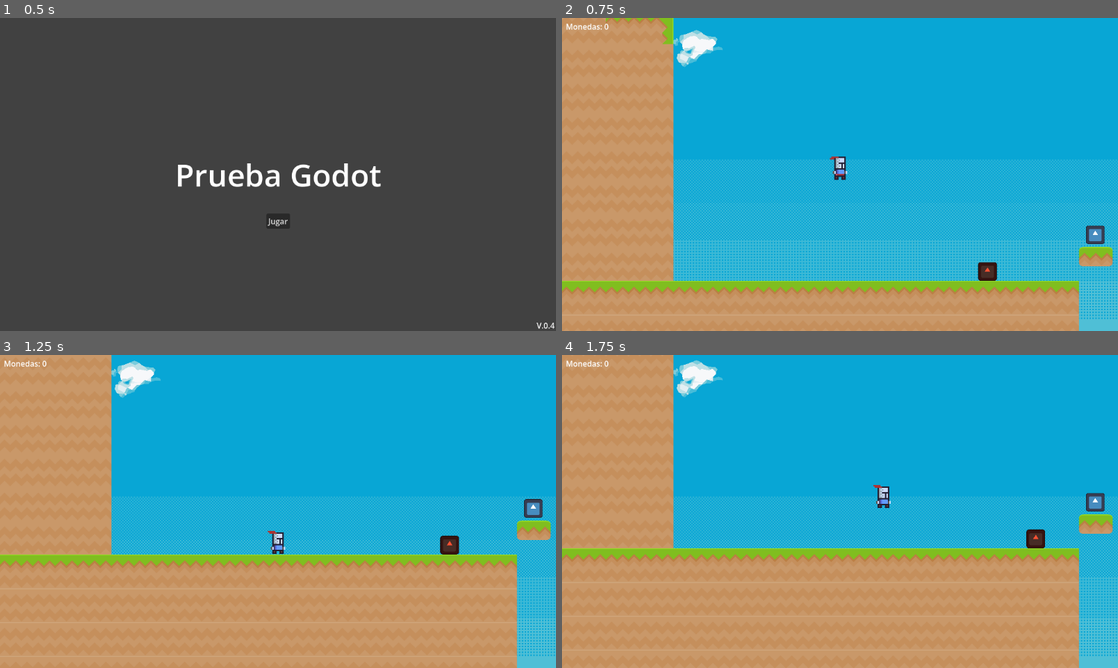
Above: before the commit, frames 1-4 (two rows, left to right).
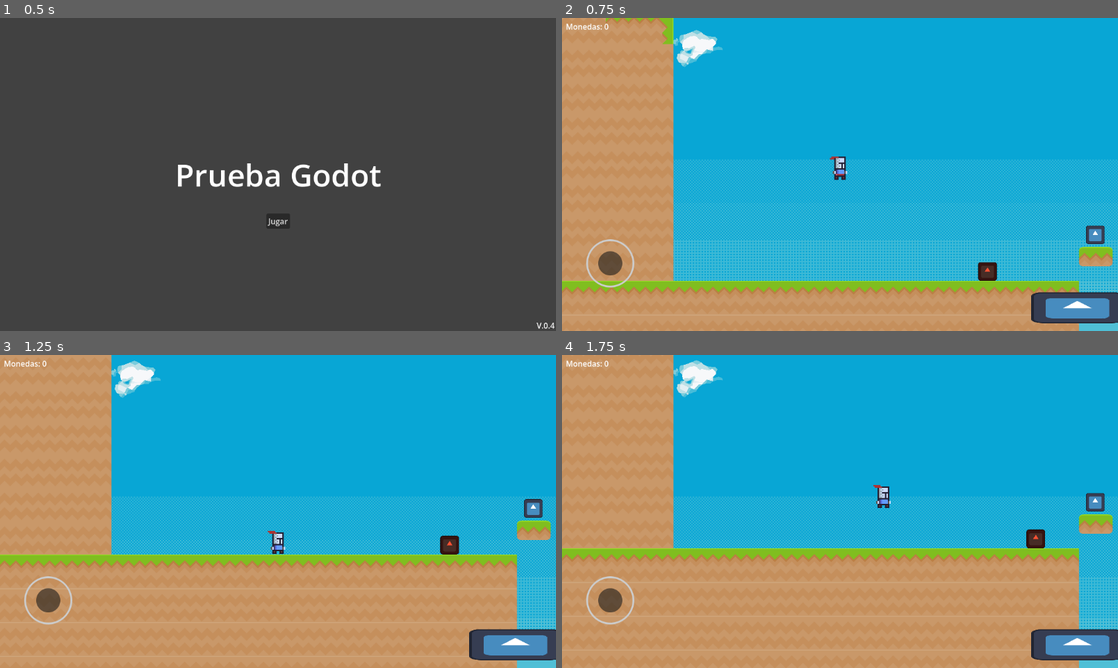
Above: after the commit, the same moments.

Repository: ntGeo/Godot_1
Game: Godot game, scene res://menú.tscn
Same seed, same stepped clock (60 frames per second), same inputs: the game is played once before the commit and once after it. The engine's default icon, where the game draws it, is replaced by a stand-in: a white triangle on a blue panel in a dark square.
Inputs:
- Up to frame 1 (0.5 s): no input
- Up to frame 2 (0.75 s): click "Jugar" at 0.5 s
- Up to frame 3 (1.25 s): no input
- Up to frame 4 (1.75 s): tap Enter (ui_accept) at 1.25, 1.52 s; hold Right (ui_right) from 1.28 s (still down)

Frame 1 is identical in both runs. In frame 2, 2.0% of the frame differs, in the area x 4-100%, y 70-98%; in frame 3, 2.0%; in frame 4, 2.0%.

Commit message:
Joystick movil

Diff:
--- a/hud.gd
+++ b/hud.gd
@@ -5,9 +5,13 @@
 
 	var pantalla = get_viewport().get_visible_rect().size
 
-	# Botones izquierda y derecha — abajo a la izquierda
-	$BtnIzquierda.position = Vector2(30, pantalla.y - 80)
-	$BtnDerecha.position = Vector2(200, pantalla.y - 80)
+	# Botón salto — abajo a la derecha
+	$BtnSalto.position = Vector2(pantalla.x - 180, pantalla.y - 80)
 
-	# Botón salto — abajo a la derecha con más margen por el scale
-	$BtnSalto.position = Vector2(pantalla.x - 180, pantalla.y - 80)
+	# Joystick — abajo a la izquierda
+	$Joystick.position = Vector2(80, pantalla.y - 160)
+
+	# Ocultamos los controles táctiles si no es pantalla táctil
+	if not DisplayServer.is_touchscreen_available():
+		$Joystick.visible = false
+		$BtnSalto.visible = false
--- a/nivel.tscn
+++ b/nivel.tscn
@@ -735,20 +735,6 @@
 text = "Monedas: 0"
 metadata/_edit_use_anchors_ = true
 
-[node name="BtnIzquierda" type="TouchScreenButton" parent="HUD" unique_id=1774799817]
-position = Vector2(20, 632)
-scale = Vector2(1.5, 0.5)
-texture_normal = ExtResource("4_j87l1")
-action = "ui_left"
-visibility_mode = 1
-
-[node name="BtnDerecha" type="TouchScreenButton" parent="HUD" unique_id=1428025136]
-position = Vector2(272, 632)
-scale = Vector2(1.5, 0.5)
-texture_normal = ExtResource("4_j87l1")
-action = "ui_right"
-visibility_mode = 1
-
 [node name="BtnSalto" type="TouchScreenButton" parent="HUD" unique_id=968811625]
 position = Vector2(1074, 632)
 scale = Vector2(1.5, 0.5)
@@ -756,6 +742,14 @@
 action = "ui_accept"
 visibility_mode = 1
 
+[node name="Joystick" type="VirtualJoystick" parent="HUD" unique_id=1608569893]
+offset_left = 8.0
+offset_top = 648.0
+offset_right = 48.0
+offset_bottom = 688.0
+action_up = &""
+action_down = &""
+
 [node name="Enemigo" parent="." unique_id=1040916153 instance=ExtResource("5_ymy7k")]
 position = Vector2(214, 50)
 
--- a/project.godot
+++ b/project.godot
@@ -20,6 +20,10 @@
 window/stretch/mode="viewport"
 window/stretch/aspect="expand"
 
+[input_devices]
+
+pointing/emulate_touch_from_mouse=true
+
 [physics]
 
 3d/physics_engine="Jolt Physics"
